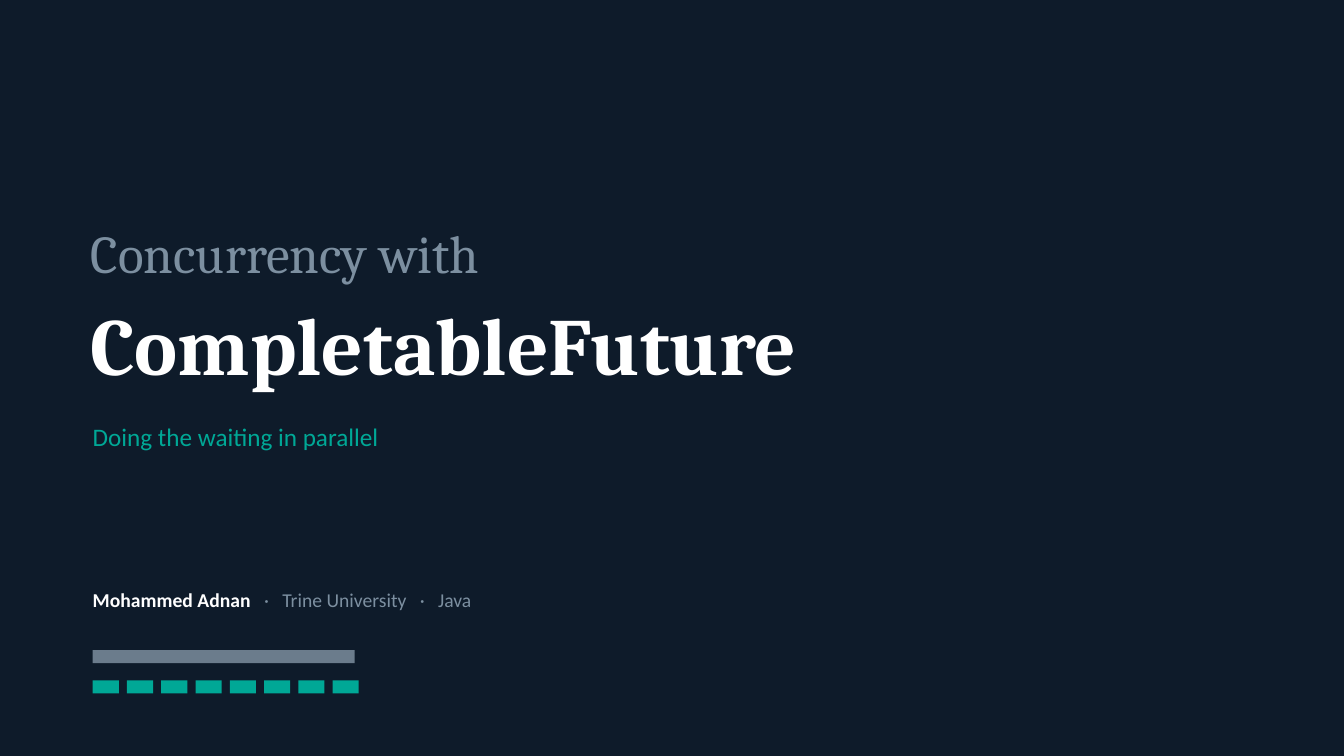
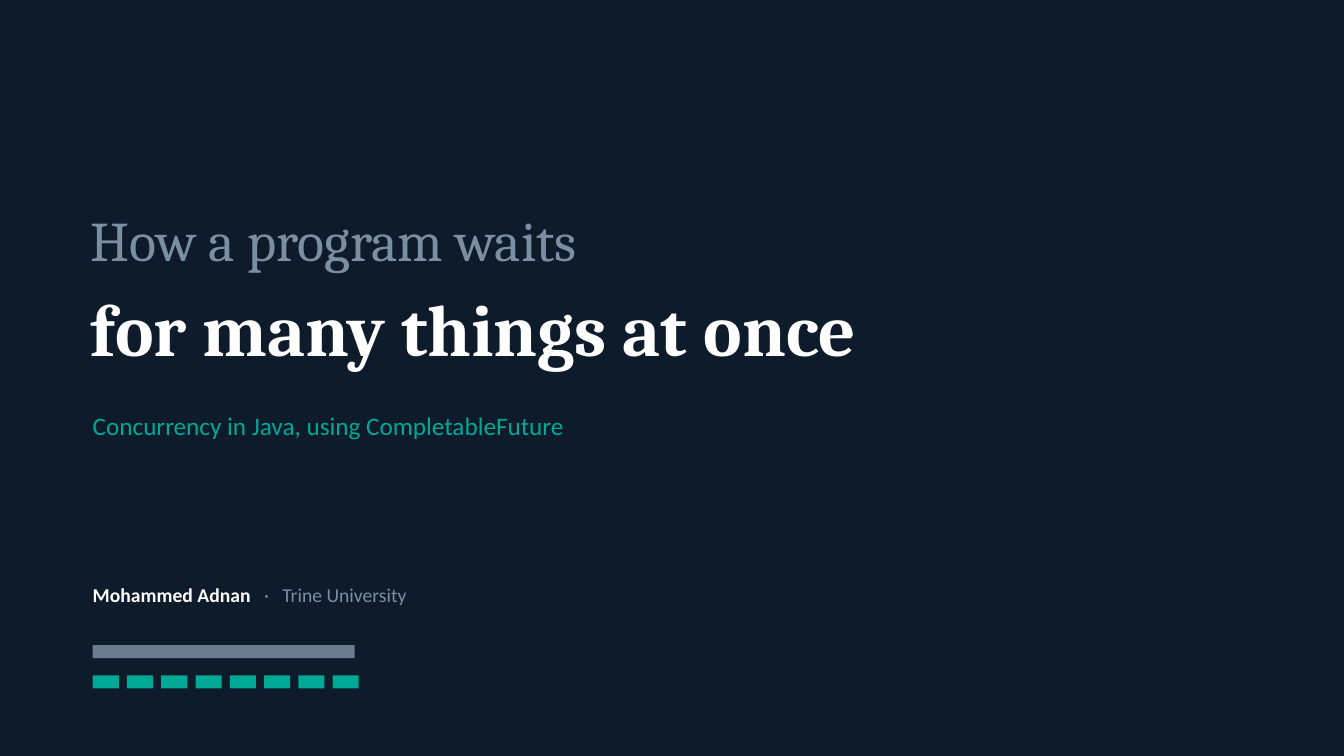
Before and after one commit to techadnank9/completablefuture-demo, a slide deck: slide 1 of CompletableFuture-Presentation.pptx. Drawn at 1344x756 pixels with LibreOffice and Linux fonts; fonts in the diff are those of the drawing. Boxes give left, top, right and bottom in pixels: in the first picture for what was removed or moved away, otherwise in the second. Text is boxed around its words. In the diff, an @@ line names an element or a change of style, - is before the commit and + after.

```diff
--- a/CompletableFuture-Presentation.pptx
+++ b/CompletableFuture-Presentation.pptx
@@ text at box(91, 223, 577, 273): text changed; size 38 to 40 pt @@
-Concurrency with
+How a program waits
@@ text at box(91, 304, 856, 372): text changed; size 58 to 52 pt @@
-CompletableFuture
+for many things at once
@@ text at box(93, 417, 563, 440): text changed @@
-Doing the waiting in parallel
+Concurrency in Java, using CompletableFuture
@@ text at box(93, 588, 407, 605): text changed @@
-Mohammed Adnan · Trine University · Java
+Mohammed Adnan · Trine University
@@ 9 rectangles: place and size @@
-9 rectangles at box(93, 650, 359, 694)
+9 rectangles at box(93, 645, 359, 689)
```
Also in this commit, not shown: 6 other slides changed, 1 slide added, 4 slides removed, 2 other files.
